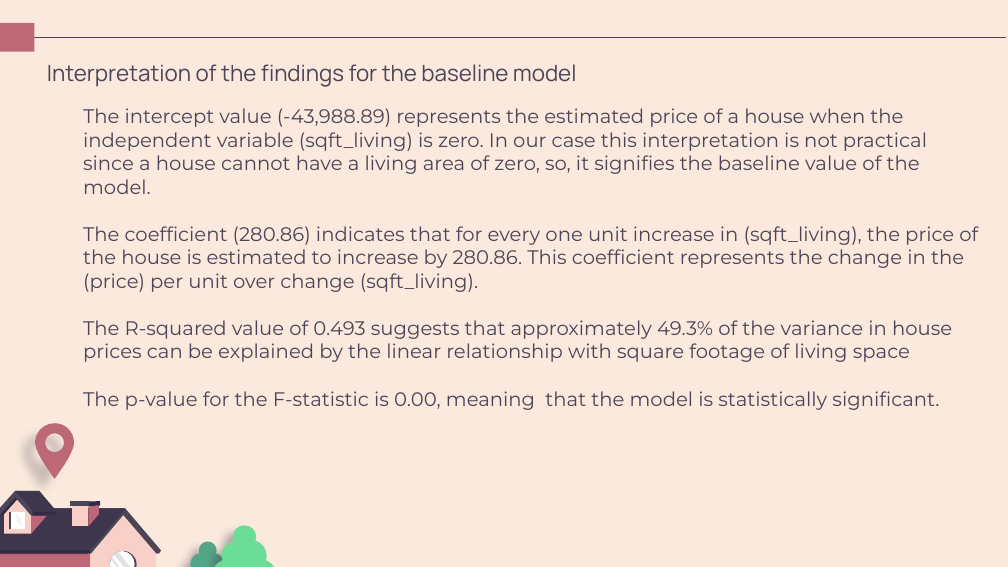
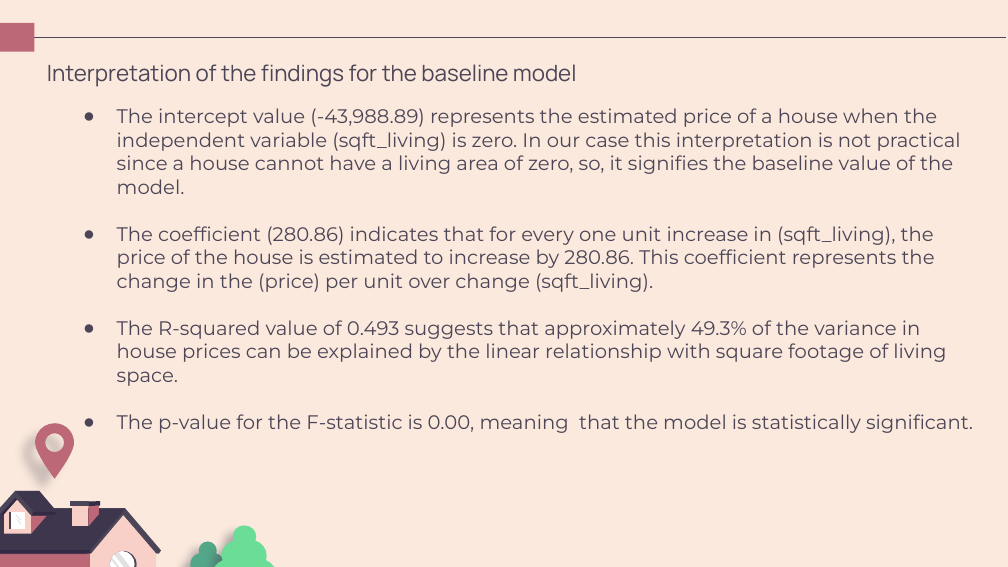
Before and after one commit to Bkiambuthi/dsc-phase-2-project-v2-3, a slide deck: slide 15 of Understanding King County's Housing Market.pptx (slide 20 before the commit). Drawn at 1008x567 pixels with LibreOffice and Linux fonts; fonts in the diff are those of the drawing. Boxes give left, top, right and bottom in pixels: in the first picture for what was removed or moved away, otherwise in the second. Text is boxed around its words. In the diff, an @@ line names an element or a change of style, - is before the commit and + after.

```diff
--- a/Understanding King County's Housing Market.pptx
+++ b/Understanding King County's Housing Market.pptx
@@ text at (x1=117, y1=108, x2=973, y2=433): bullet none to ● @@
@@ text at (x1=117, y1=320, x2=946, y2=386): text changed @@
-The R-squared value of 0.493 suggests that approximately 49.3% of the variance in house prices can be explained by the linear relationship with square footage of living space
+● The R-squared value of 0.493 suggests that approximately 49.3% of the variance in house prices can be explained by the linear relationship with square footage of living space.
```
Also in this commit, not shown: 14 other slides changed, 9 slides added, 12 slides removed, 1 other file.
